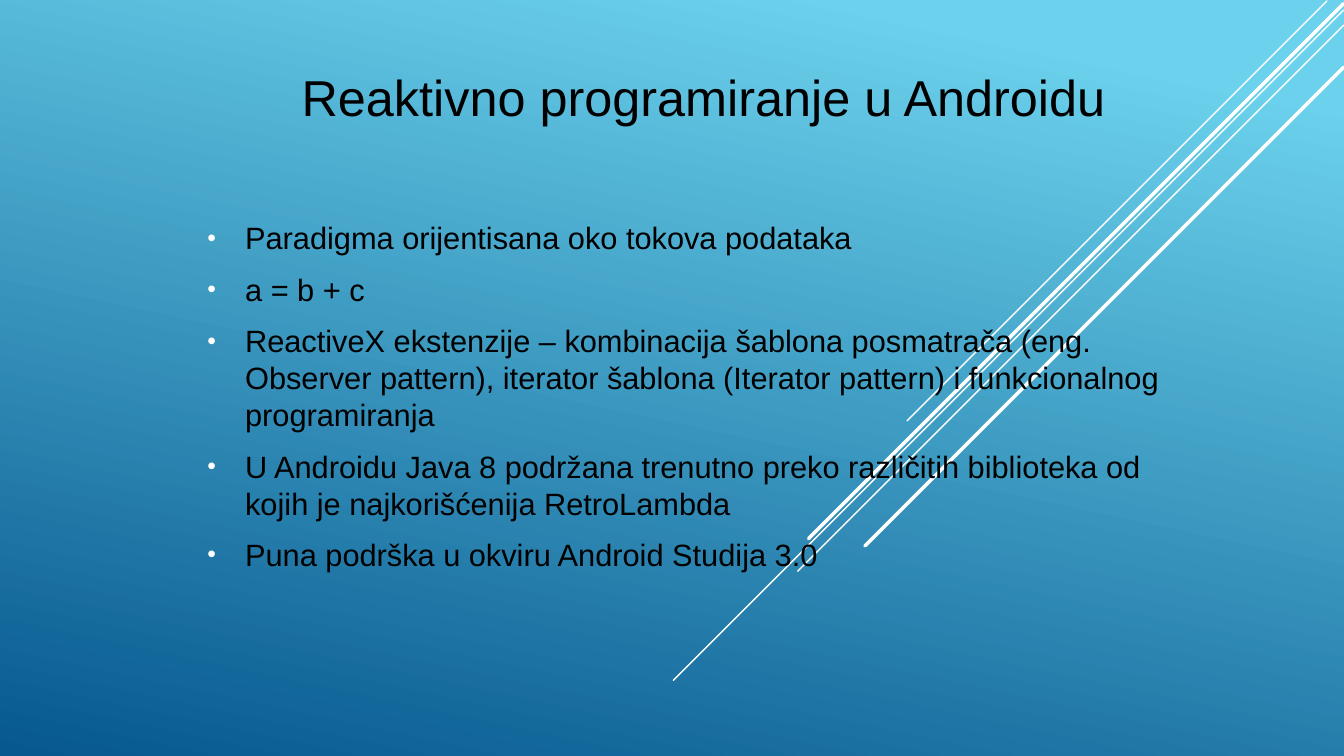
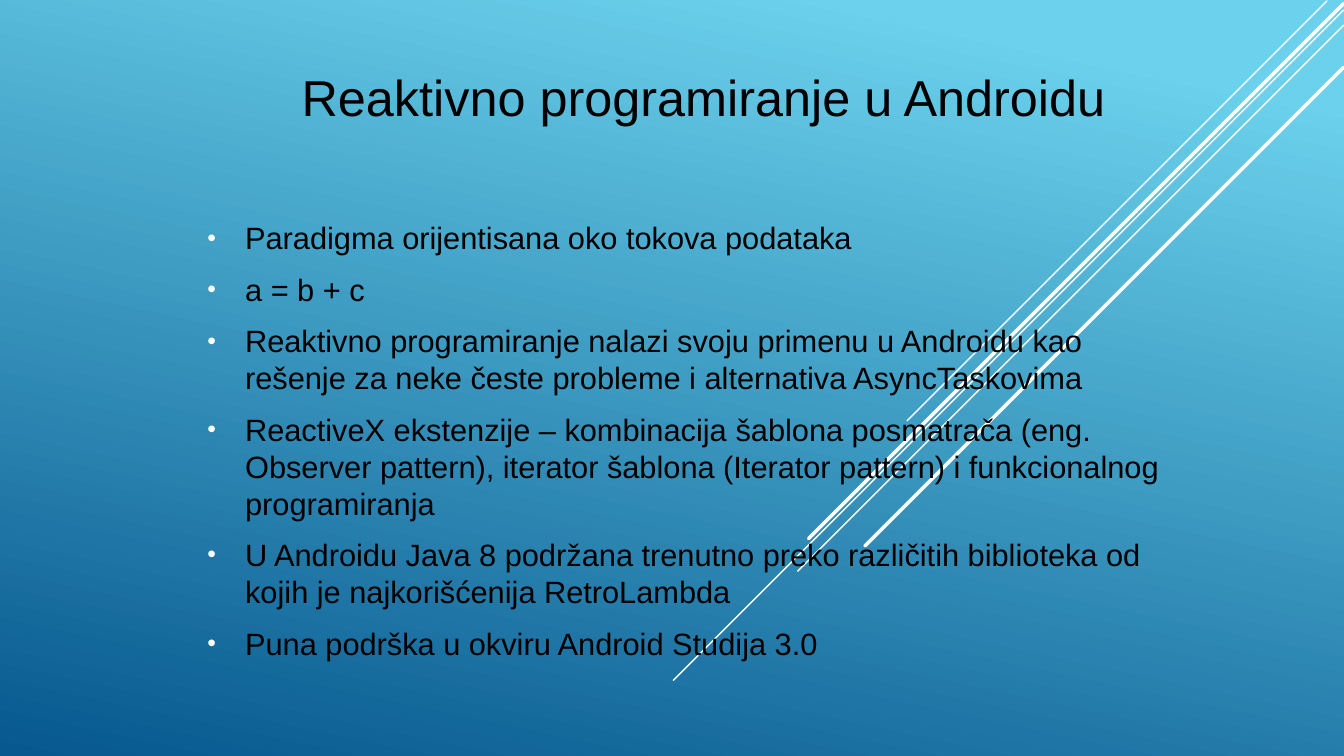
Before and after one commit to stefan11091991/masterRadAndroid, a slide deck: slide 14 of prezentacija.pptx. Drawn at 1344x756 pixels with LibreOffice and Linux fonts; fonts in the diff are those of the drawing. Boxes give left, top, right and bottom in pixels: in the first picture for what was removed or moved away, otherwise in the second. Text is boxed around its words. In the diff, an @@ line names an element or a change of style, - is before the commit and + after.

```diff
--- a/prezentacija.pptx
+++ b/prezentacija.pptx
@@ subtitle at (245, 328, 1083, 395): paragraph added @@
+• Reaktivno programiranje nalazi svoju primenu u Androidu kao rešenje za neke česte probleme i alternativa AsyncTaskovima
```
Also in this commit, not shown: 5 other slides changed, 2 other files.
